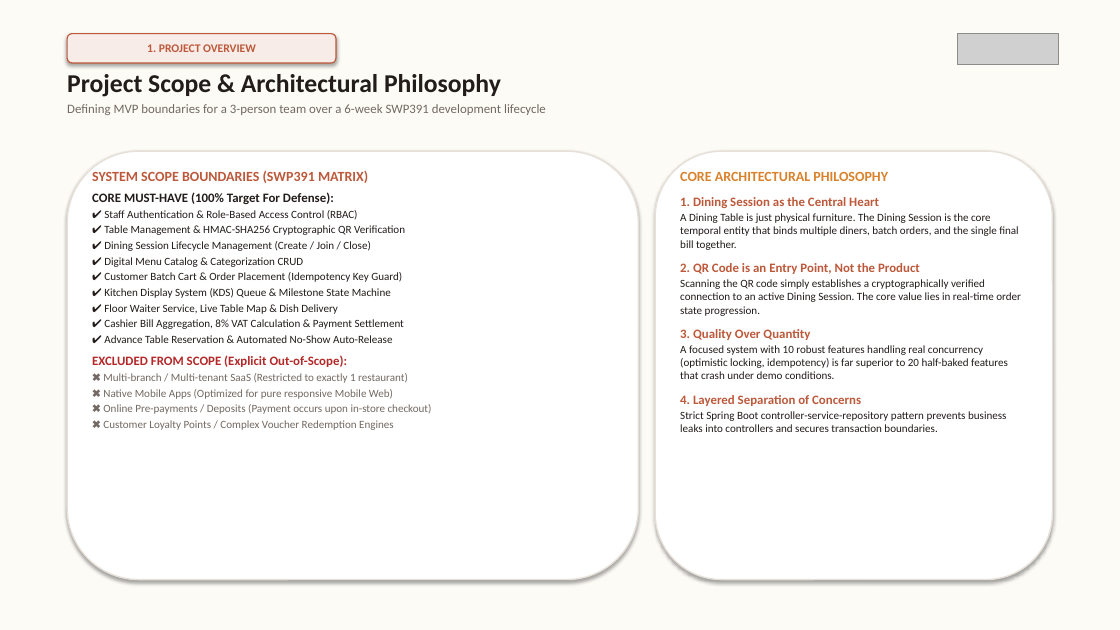
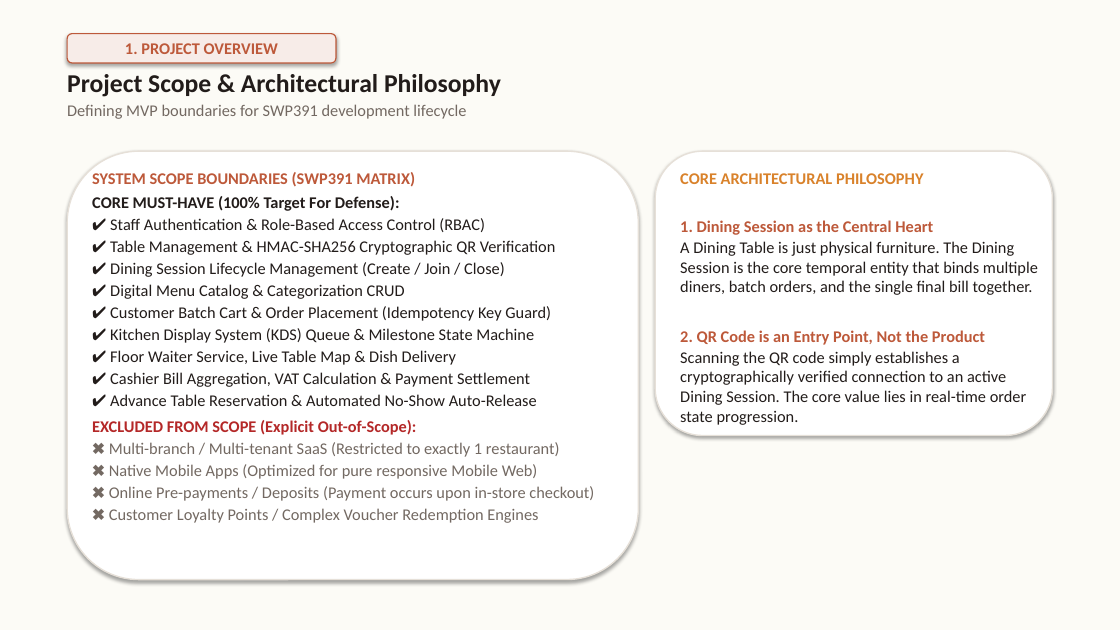
Before and after one commit to GROUP6-ROMS/Restaurant-Ordering-Management-System-ROMS, a slide deck: slide 3 of Documents/ROMS_Project_and_RDS_Overview.pptx. Drawn at 1120x630 pixels with LibreOffice and Linux fonts; fonts in the diff are those of the drawing; grey boxes stand for pictures. Boxes give left, top, right and bottom in pixels: in the first picture for what was removed or moved away, otherwise in the second. Text is boxed around its words. In the diff, an @@ line names an element or a change of style, - is before the commit and + after.

```diff
--- a/Documents/ROMS_Project_and_RDS_Overview.pptx
+++ b/Documents/ROMS_Project_and_RDS_Overview.pptx
@@ rounded rectangle "1. PROJECT OVERVIEW" at (67, 34, 336, 63): size 10 to 14 pt @@
@@ picture removed at (958, 34, 1059, 65) @@
@@ text at (67, 104, 466, 119): text changed; size 11 to 14 pt @@
-Defining MVP boundaries for a 3-person team over a 6-week SWP391 development lifecycle
+Defining MVP boundaries for SWP391 development lifecycle
@@ text at (92, 172, 594, 523): size 12 to 14 pt in "SYSTEM SCOPE BOUNDARIES (SWP391 MATRIX)"; size 11 to 14 pt in "CORE MUST-HAVE (100% Target For Defense):", "EXCLUDED FROM SCOPE (Explicit Out-of-Scope):"; size 9.5 to 14 pt in "✔ Staff Authentication & Role-Based Access Control ...", "✔ Table Management & HMAC-SHA256 Cryptographic QR ...", "✔ Dining Session Lifecycle Management (Create / ...", "✔ Digital Menu Catalog & Categorization CRUD" and 8 more places @@
@@ rounded rectangle: place and size @@
-rounded rectangle at (655, 151, 1053, 580)
+rounded rectangle at (655, 151, 1053, 435)
@@ text "CORE ARCHITECTURAL PHILOSOPHY" at (680, 173, 1038, 425): size 12 to 14 pt in "CORE ARCHITECTURAL PHILOSOPHY"; size 11 to 14 pt in "1. Dining Session as the Central Heart", "2. QR Code is an Entry Point, ..."; size 9.5 to 14 pt in "A Dining Table is just physical furniture. ...", "Scanning the QR code simply establishes a ..." @@
@@ text at (680, 329, 1008, 432): paragraphs removed @@
-3. Quality Over Quantity
-A focused system with 10 robust features handling real concurrency (optimistic locking, idempotency) is far superior to 20 half-baked features that crash under demo conditions.
-4. Layered Separation of Concerns
-Strict Spring Boot controller-service-repository pattern prevents business leaks into controllers and secures transaction boundaries.
@@ text at (110, 372, 530, 387): text changed; size 9.5 to 14 pt @@
-✔ Cashier Bill Aggregation, 8% VAT Calculation & Payment Settlement
+✔ Cashier Bill Aggregation, VAT Calculation & Payment Settlement
```
Also in this commit, not shown: 16 other slides changed, 10 other files.
